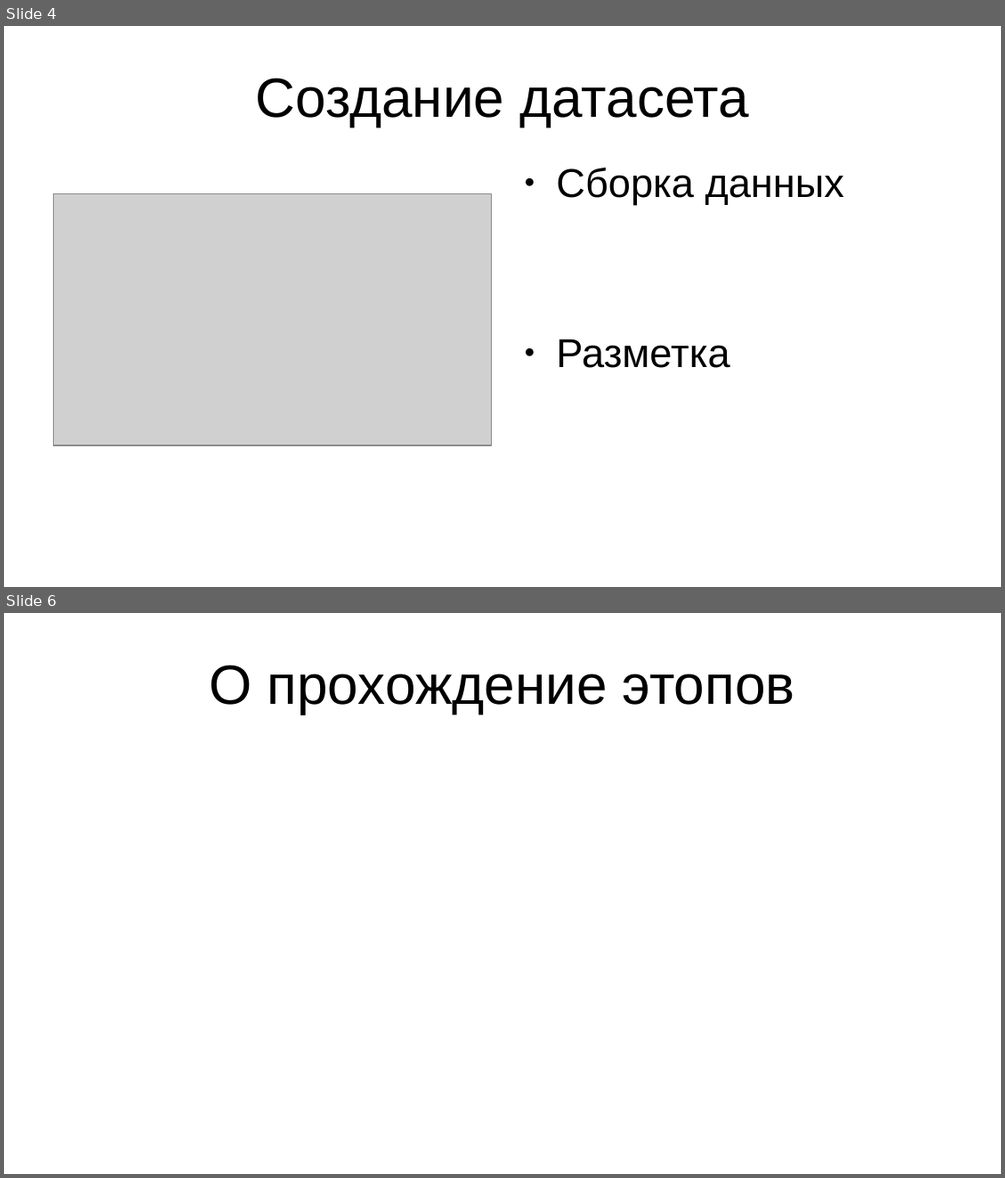
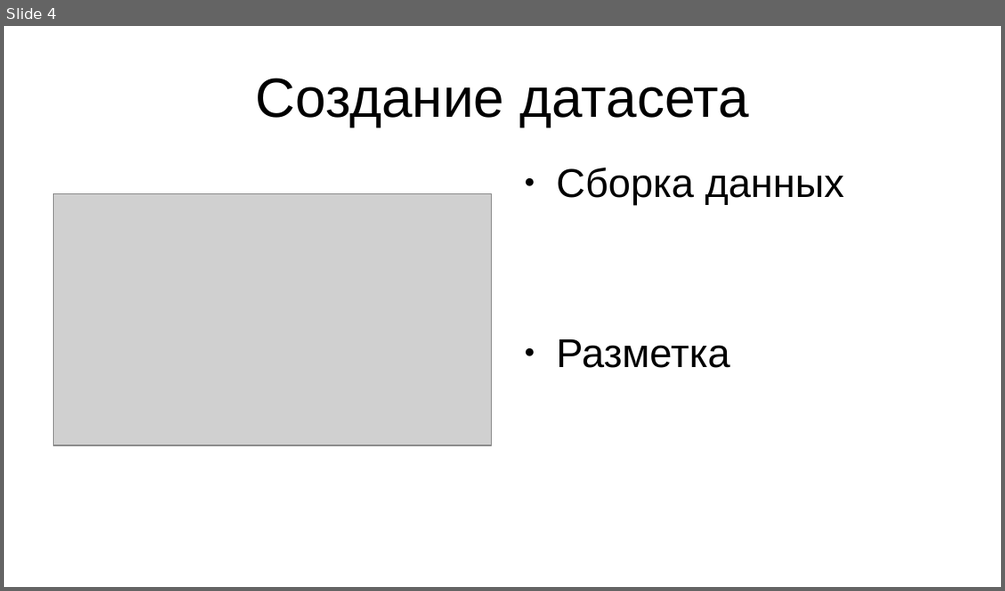
Before and after one commit to NikitaGoltsev/Auto_Race_challange, a slide deck: presintation.odp. Shown one above the other, each under a label of ours: slides 4 and 6 before the commit, slide 4 after it; the slides between them are not shown. The pictures are 1005x1178 and 1005x591 pixels, drawn with LibreOffice and Linux fonts; fonts in the diff are those of the drawing; grey boxes stand for pictures. Boxes give left, top, right and bottom in pixels: in the first picture for what was removed or moved away, otherwise in the second. Text is boxed around its words. In the diff, an @@ line names an element or a change of style, - is before the commit and + after.

```diff
--- a/presintation.odp
+++ b/presintation.odp
@@ slide 6 removed at <box>4,613,1001,1174</box>, background #FFFFFF @@
@@ title removed at <box>209,665,795,714</box> @@
-О прохождение этопов
```
Also in this commit, not shown: 1 slide changed, 1 slide added.
